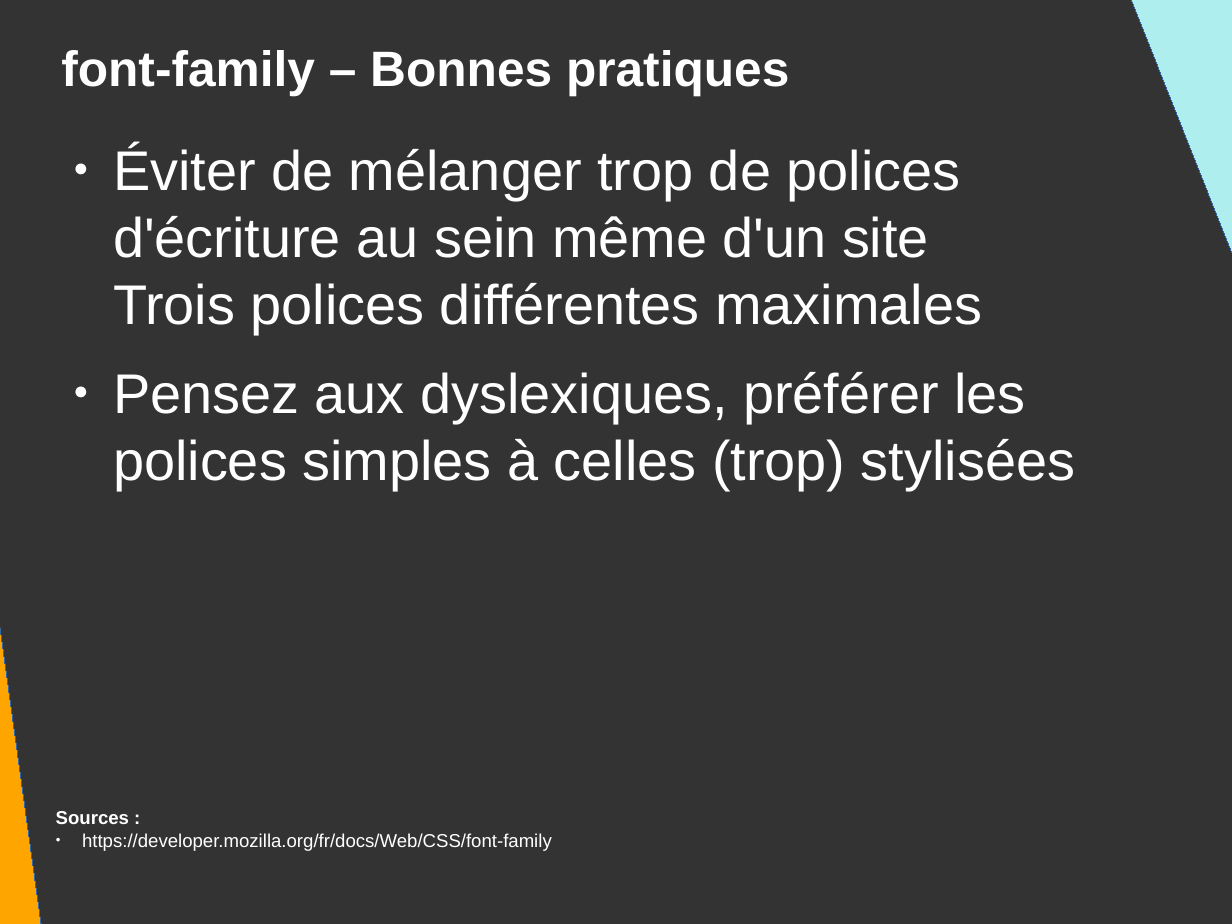
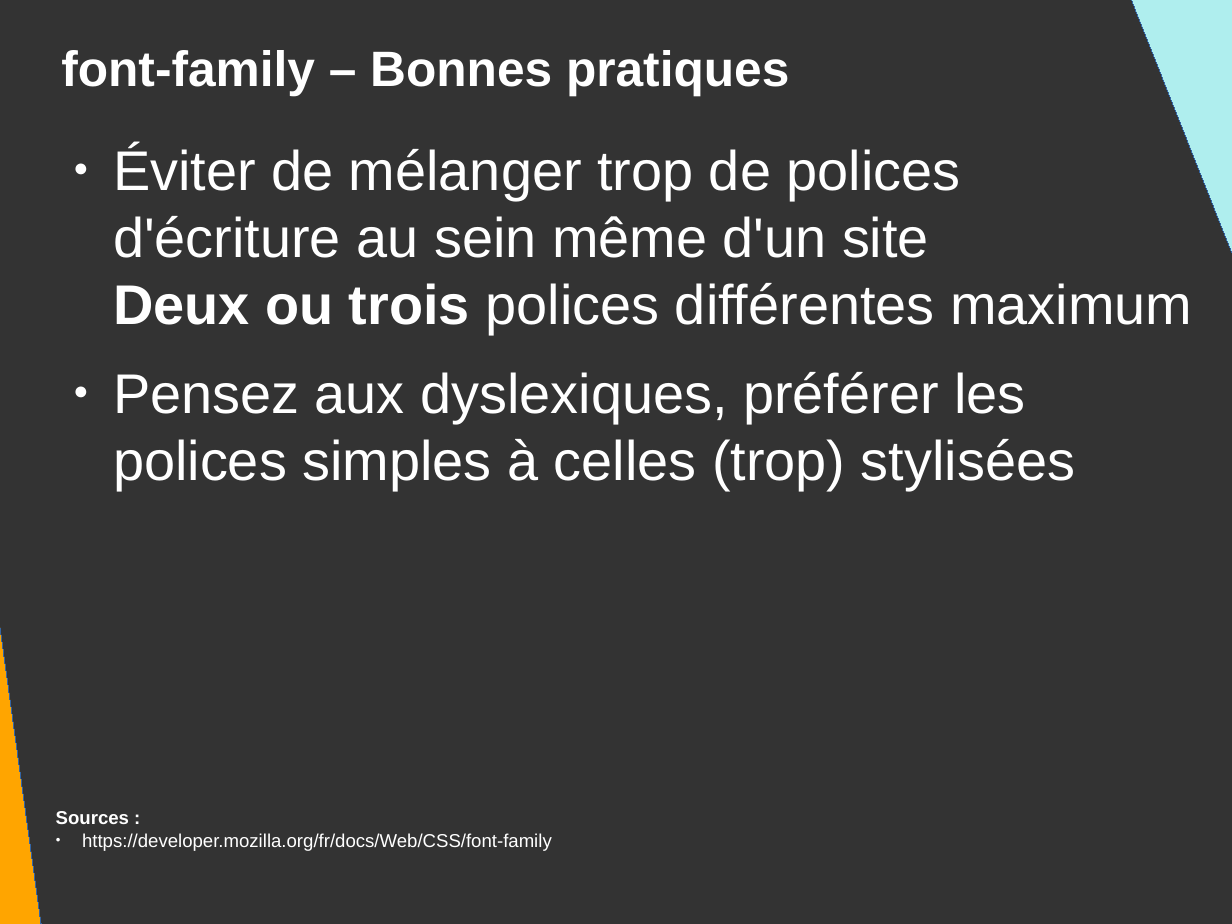
Before and after one commit to DanYellow/presentations, a slide deck: slide 10 of mmi/html/travaux-pratiques/numero-3/presentation.odp. Drawn at 1232x924 pixels with LibreOffice and Linux fonts; fonts in the diff are those of the drawing. Boxes give left, top, right and bottom in pixels: in the first picture for what was removed or moved away, otherwise in the second. Text is boxed around its words. In the diff, an @@ line names an element or a change of style, - is before the commit and + after.

```diff
--- a/mmi/html/travaux-pratiques/numero-3/presentation.odp
+++ b/mmi/html/travaux-pratiques/numero-3/presentation.odp
@@ text at [113,146,1192,334]: text changed @@
-● Éviter de mélanger trop de polices d'écriture au sein même d'un site
-  Trois polices différentes maximales
+● Éviter de mélanger trop de polices d'écriture au sein même d'un site
+  Deux ou trois polices différentes maximum
```
Also in this commit, not shown: 8 other slides changed, 16 slides added, 6 other files.
